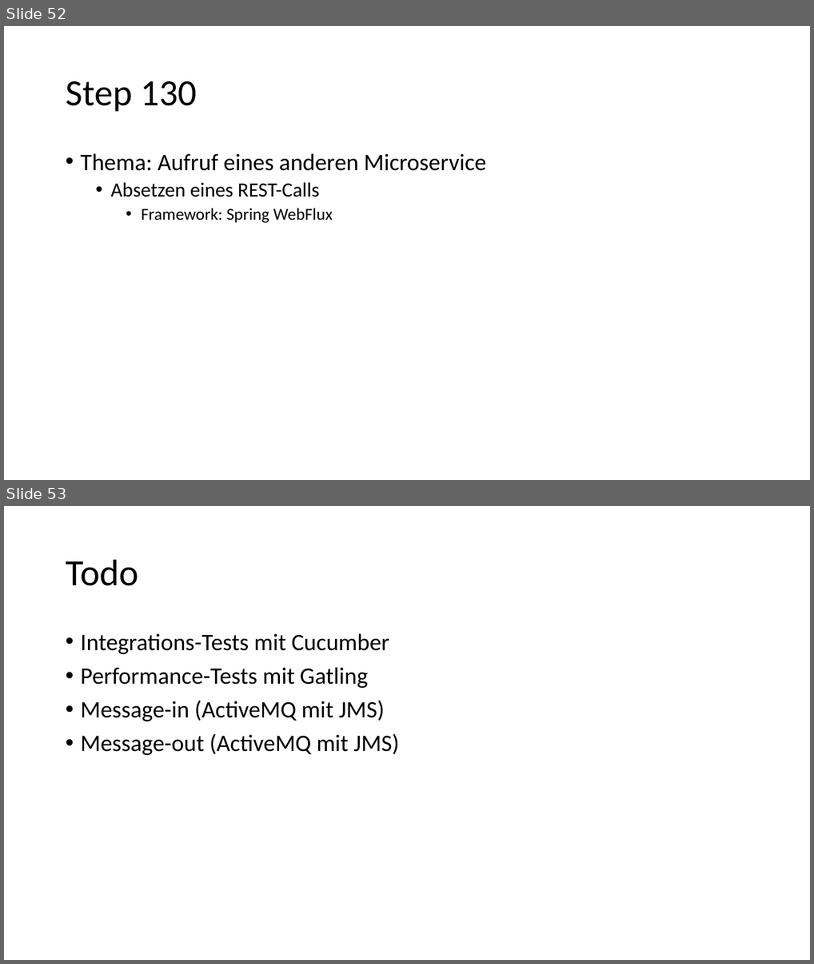
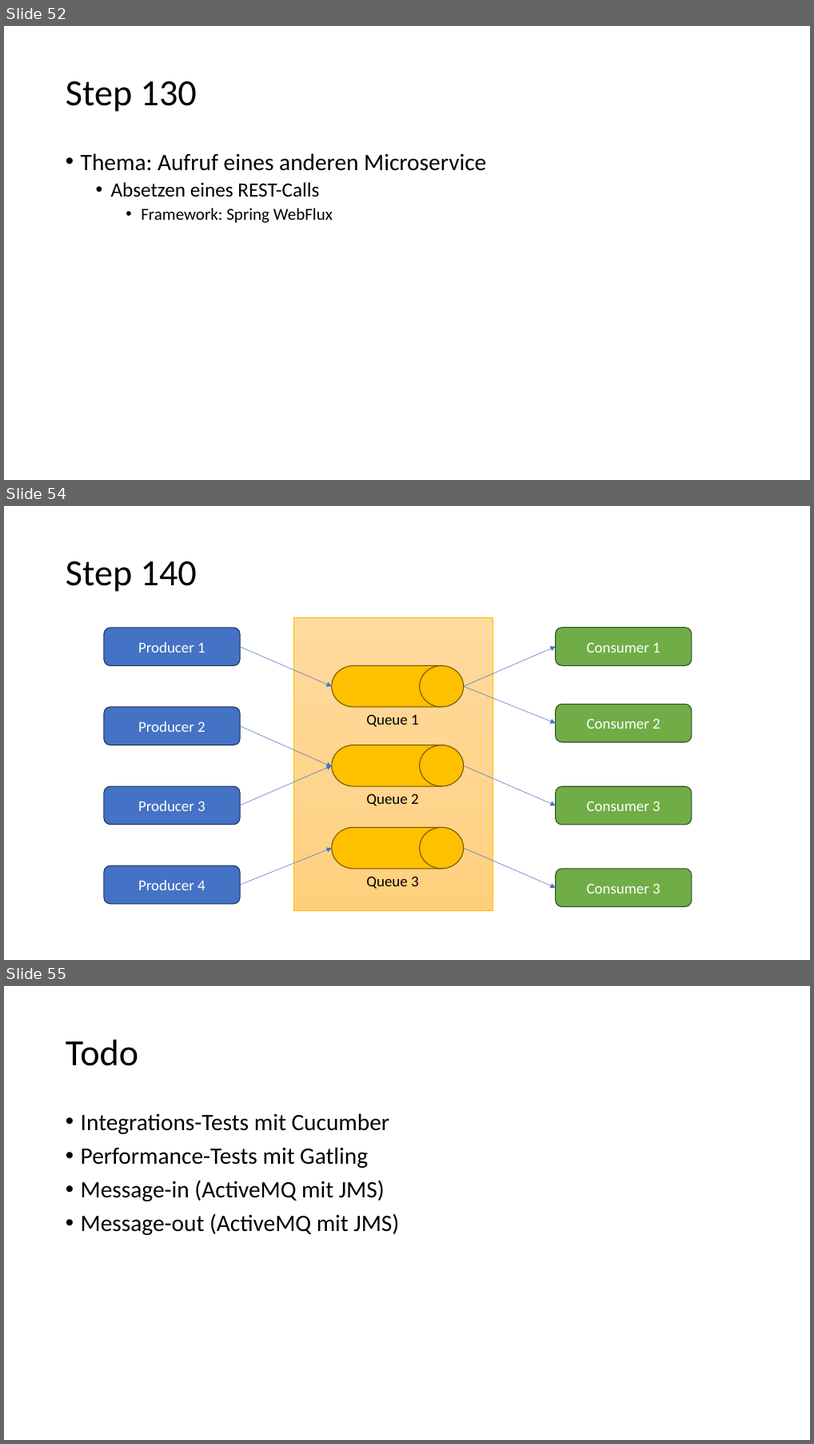
Before and after one commit to gpietrek/java-starter, a slide deck: Java-Starter.pptx. Shown one above the other, each under a label of ours: slides 52 and 53 before the commit, slides 52, 54 and 55 after it; the slides between them are not shown. The pictures are 814x964 and 814x1444 pixels, drawn with LibreOffice and Linux fonts; fonts in the diff are those of the drawing. Boxes give left, top, right and bottom in pixels: in the first picture for what was removed or moved away, otherwise in the second. Text is boxed around its words. In the diff, an @@ line names an element or a change of style, - is before the commit and + after.

Commit message:
Add step to introduce usage of messaging

```diff
--- a/Java-Starter.pptx
+++ b/Java-Starter.pptx
@@ slide 54 added at box(4, 506, 810, 960), background #FFFFFF @@
@@ title added at box(66, 561, 197, 592), 44 pt, text #000000 @@
+Step 140
@@ rectangle added at box(294, 618, 493, 910), fill gradient #FFDB9E to #FFD590 to #FFD07C, outline #FFC000 0.5 pt @@
@@ rounded rectangle added at box(104, 628, 240, 666), fill #4472C4, outline #1E3256 1 pt, 18 pt, text #FFFFFF @@
+Producer 1
@@ arrow added from (240, 646) to (332, 686), #4472C4 0.5 pt @@
@@ arrow added from (464, 686) to (556, 646), #4472C4 0.5 pt @@
@@ rounded rectangle added at box(556, 628, 692, 666), fill #70AD47, outline #314C1F 1 pt, 18 pt, text #FFFFFF @@
+Consumer 1
@@ flow chart magnetic drum added at box(332, 666, 464, 707), fill #FFC000, outline #705400 1 pt @@
@@ arrow added from (464, 686) to (556, 723), #4472C4 0.5 pt @@
@@ rounded rectangle added at box(104, 707, 240, 745), fill #4472C4, outline #1E3256 1 pt, 18 pt, text #FFFFFF @@
+Producer 2
@@ text added at box(366, 714, 419, 727), 18 pt, text #000000 @@
+Queue 1
@@ rounded rectangle added at box(556, 704, 692, 742), fill #70AD47, outline #314C1F 1 pt, 18 pt, text #FFFFFF @@
+Consumer 2
@@ arrow added from (240, 725) to (332, 767), #4472C4 0.5 pt @@
@@ flow chart magnetic drum added at box(332, 745, 464, 786), fill #FFC000, outline #705400 1 pt @@
@@ arrow added from (240, 805) to (332, 765), #4472C4 0.5 pt @@
@@ arrow added from (464, 765) to (556, 805), #4472C4 0.5 pt @@
@@ rounded rectangle added at box(104, 786, 240, 824), fill #4472C4, outline #1E3256 1 pt, 18 pt, text #FFFFFF @@
+Producer 3
@@ text added at box(366, 793, 419, 806), 18 pt, text #000000 @@
+Queue 2
@@ rounded rectangle added at box(556, 786, 692, 824), fill #70AD47, outline #314C1F 1 pt, 18 pt, text #FFFFFF @@
+Consumer 3
@@ flow chart magnetic drum added at box(332, 828, 464, 868), fill #FFC000, outline #705400 1 pt @@
@@ rounded rectangle added at box(104, 865, 240, 904), fill #4472C4, outline #1E3256 1 pt, 18 pt, text #FFFFFF @@
+Producer 4
@@ arrow added from (240, 884) to (332, 848), #4472C4 0.5 pt @@
@@ arrow added from (464, 848) to (556, 887), #4472C4 0.5 pt @@
@@ text added at box(366, 876, 419, 888), 18 pt, text #000000 @@
+Queue 3
@@ rounded rectangle added at box(556, 868, 692, 907), fill #70AD47, outline #314C1F 1 pt, 18 pt, text #FFFFFF @@
+Consumer 3
@@ what was slide 53 is now slide 55 @@
```
Also in this commit, not shown: 1 other slide added, 38 other files.
